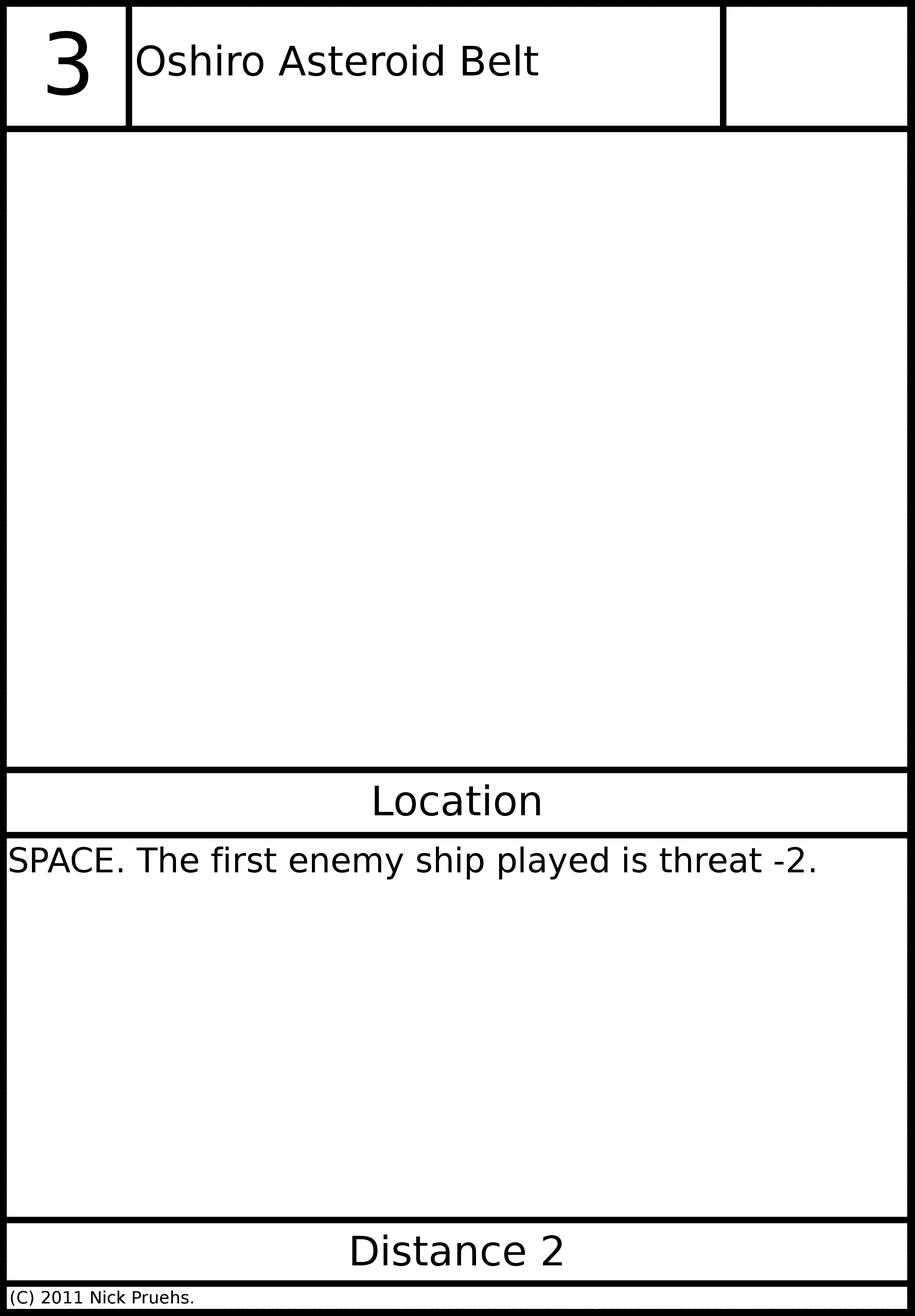
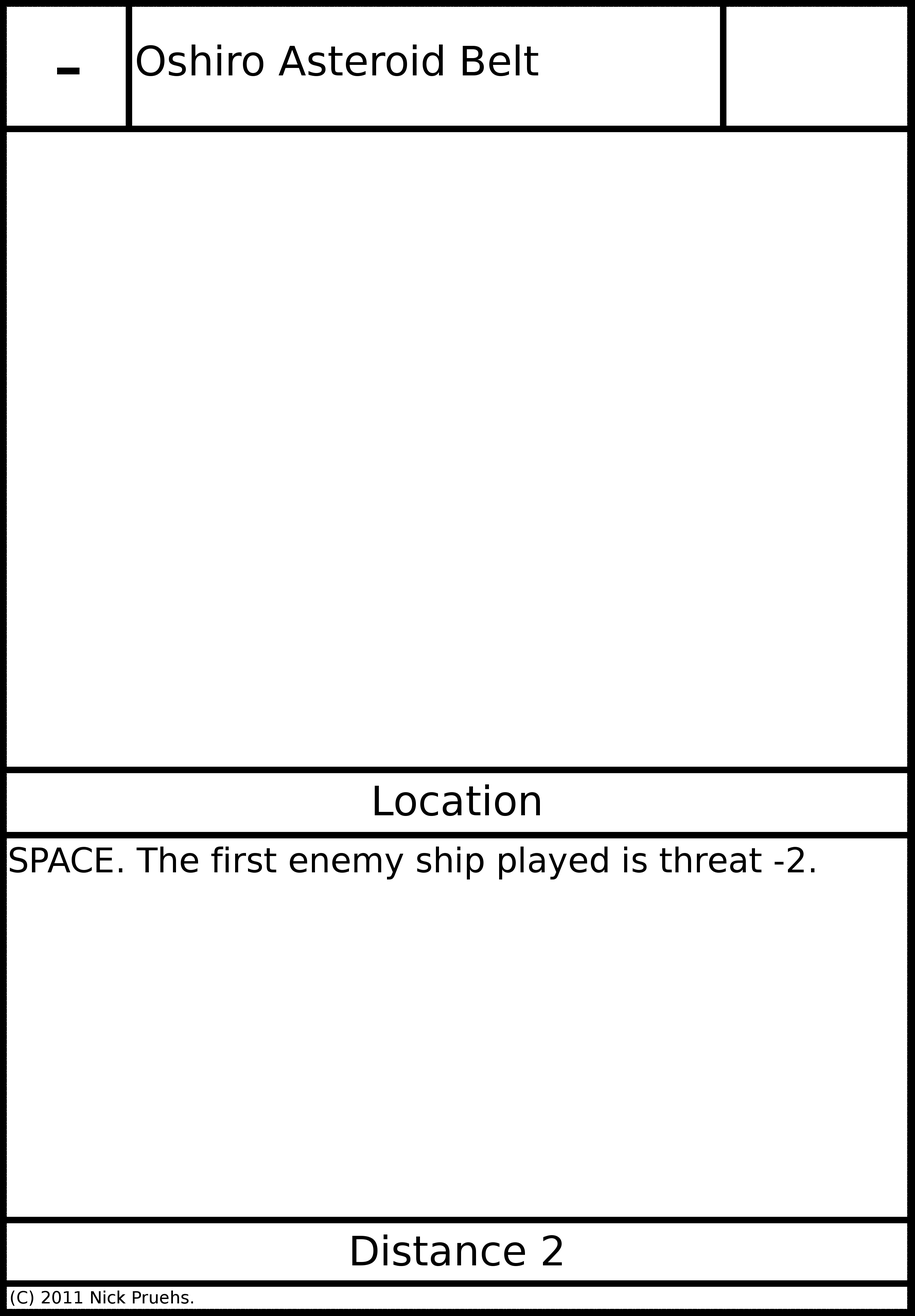
The second w=915, h=1316 image is a revision of the first. Changes to its layers:
painted on "Threat" over [47,30,89,96]
